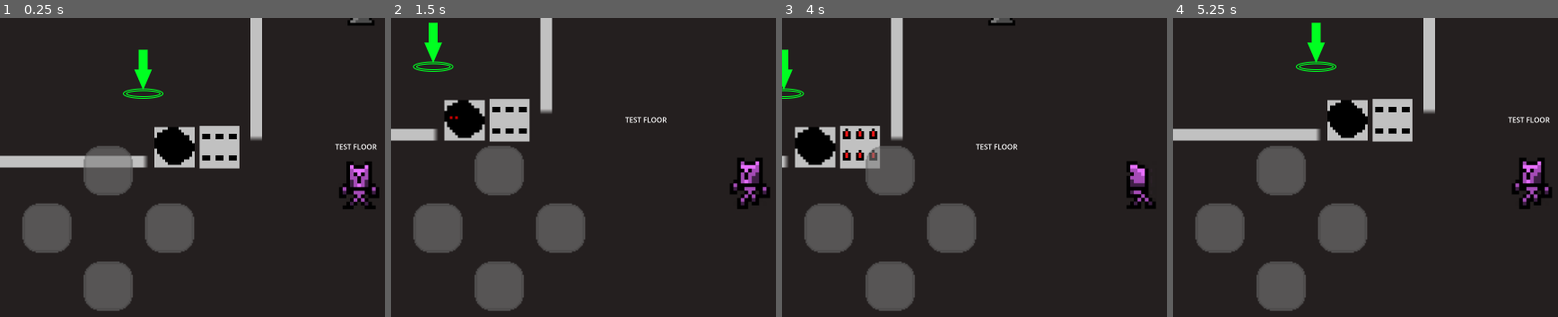
Above: before the commit, frames 1-4 (left to right).
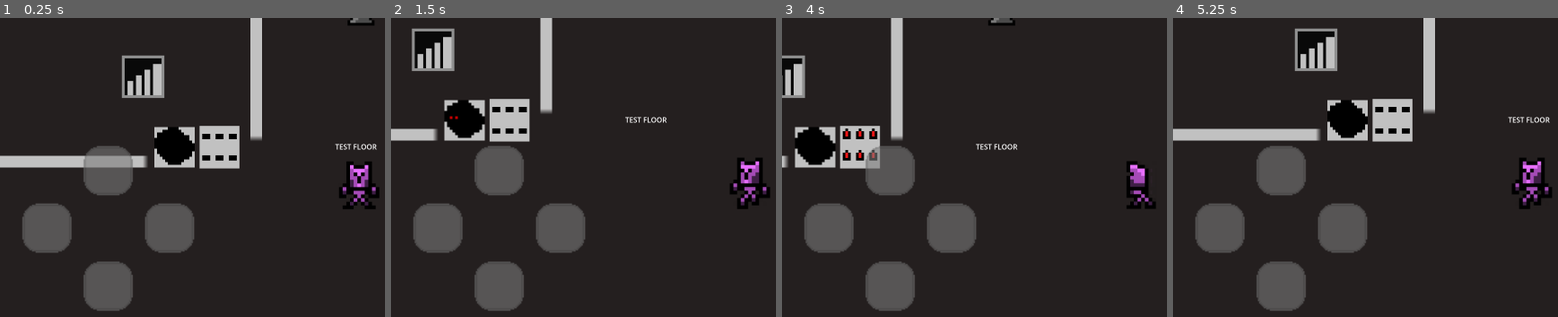
Above: after the commit, the same moments.

Repository: alain-cheng/MOBDEVE-MP
Game: Godot game, scene res://main.tscn
The game is run twice, just before and just after one commit, with the same random seed, the same clock (stepped at 60 frames per second) and the same inputs.
Inputs:
- Up to frame 1 (0.25 s): no input
- Up to frame 2 (1.5 s): tap Enter at 0.5 s; hold Right (ui_right) 0.53-1.28 s; hold Down (ui_down) from 1.28 s (still down)
- Up to frame 3 (4 s): release Down (ui_down) at 2.03 s; hold Right (ui_right) 2.03-2.78 s; hold Up (ui_up) 2.78-3.53 s; hold Left (ui_left) from 3.53 s (still down)
- Up to frame 4 (5.25 s): release Left (ui_left) at 5.03 s; hold Down (ui_down) from 5.03 s (still down)

The runs differ from the first frame. In frame 1, 1.6% of the frame differs, in the area x 31-43%, y 10-28%; in frame 2, 1.6%, in the area x 5-17%, y 1-19%; in frame 3, 0.9%; in frame 4, 1.6%.

Commit message:
Modified the sprites and collision of endpoint and pitfall

Diff:
--- a/app/src/main/assets/environment/interactive/end_point/End_Point.gd
+++ b/app/src/main/assets/environment/interactive/end_point/End_Point.gd
@@ -1,17 +1,14 @@
 extends Area2D
 
 @onready var flooranim = get_node("FloorSprite")
-@onready var floatanim = get_node("FloatSprite")
 signal changeFloor
 
 # Called when the node enters the scene tree for the first time.
 func _ready():
 	if(!PlayerData.lastFloor):
 		flooranim.play("nextfloor")
-		floatanim.play("nextfloor")
 	else:
 		flooranim.play("treasure")
-		floatanim.play("treasure")
 
 func _on_body_entered(body):
 	if body.name == "Player": #Detects if Player enters the endpoint
--- a/app/src/main/assets/environment/interactive/end_point/End_Point.tscn
+++ b/app/src/main/assets/environment/interactive/end_point/End_Point.tscn
@@ -1,15 +1,14 @@
-[gd_scene load_steps=8 format=3 uid="uid://owiom6kwwpmy"]
+[gd_scene load_steps=6 format=3 uid="uid://owiom6kwwpmy"]
 
 [ext_resource type="Script" path="res://environment/interactive/end_point/End_Point.gd" id="1_8qe24"]
-[ext_resource type="Texture2D" uid="uid://cdsj0y1h5kadf" path="res://sprites/environment/interactive/end_point/TreasureChest.png" id="2_bk05t"]
-[ext_resource type="Texture2D" uid="uid://dady6wbunm6k8" path="res://sprites/environment/interactive/end_point/actual/Endcircle.png" id="2_s1fjj"]
-[ext_resource type="Texture2D" uid="uid://cwup3vicp7ay3" path="res://sprites/environment/interactive/end_point/actual/Endpoint.png" id="4_wb3bo"]
+[ext_resource type="Texture2D" uid="uid://duxcjdu0cgmbp" path="res://sprites/environment/interactive/end_point/TreasureChest.png" id="2_bk05t"]
+[ext_resource type="Texture2D" uid="uid://c4dhf7fbwb4up" path="res://sprites/environment/interactive/end_point/actual/stairs.png" id="2_xyifa"]
 
 [sub_resource type="SpriteFrames" id="SpriteFrames_wjwmu"]
 animations = [{
 "frames": [{
 "duration": 1.0,
-"texture": ExtResource("2_s1fjj")
+"texture": ExtResource("2_xyifa")
 }],
 "loop": false,
 "name": &"nextfloor",
@@ -25,43 +24,20 @@
 }]
 
 [sub_resource type="RectangleShape2D" id="RectangleShape2D_1w6gq"]
-size = Vector2(6, 13)
-
-[sub_resource type="SpriteFrames" id="SpriteFrames_vn65a"]
-animations = [{
-"frames": [{
-"duration": 1.0,
-"texture": ExtResource("4_wb3bo")
-}],
-"loop": false,
-"name": &"nextfloor",
-"speed": 5.0
-}, {
-"frames": [{
-"duration": 1.0,
-"texture": null
-}],
-"loop": false,
-"name": &"treasure",
-"speed": 5.0
-}]
+size = Vector2(82, 71)
 
 [node name="EndPoint" type="Area2D"]
 script = ExtResource("1_8qe24")
 
 [node name="FloorSprite" type="AnimatedSprite2D" parent="."]
 z_index = -1
+position = Vector2(0, -5)
+scale = Vector2(0.5, 0.5)
 sprite_frames = SubResource("SpriteFrames_wjwmu")
 animation = &"nextfloor"
 
 [node name="CollisionShape2D" type="CollisionShape2D" parent="."]
-position = Vector2(0, 32.5)
+position = Vector2(0, 3.5)
 shape = SubResource("RectangleShape2D_1w6gq")
 
-[node name="FloatSprite" type="AnimatedSprite2D" parent="."]
-z_index = 1
-position = Vector2(0, -20)
-sprite_frames = SubResource("SpriteFrames_vn65a")
-animation = &"nextfloor"
-
 [connection signal="body_entered" from="." to="." method="_on_body_entered"]
--- a/app/src/main/assets/environment/traps/pitfall/Pitfall.tscn
+++ b/app/src/main/assets/environment/traps/pitfall/Pitfall.tscn
@@ -45,8 +45,8 @@
 "speed": 1.0
 }]
 
-[sub_resource type="RectangleShape2D" id="RectangleShape2D_uwqf6"]
-size = Vector2(43.8406, 38.8909)
+[sub_resource type="CircleShape2D" id="CircleShape2D_q0v2x"]
+radius = 29.0172
 
 [node name="Pitfall" type="Area2D"]
 z_index = -1
@@ -56,8 +56,6 @@
 sprite_frames = SubResource("SpriteFrames_ymq45")
 
 [node name="CollisionShape2D" type="CollisionShape2D" parent="."]
-position = Vector2(-1.25, 0.25)
-rotation = 0.785398
-shape = SubResource("RectangleShape2D_uwqf6")
+shape = SubResource("CircleShape2D_q0v2x")
 
 [connection signal="body_entered" from="." to="." method="_on_body_entered"]
Binary file changed: app/src/main/assets/sprites/environment/interactive/end_point/TreasureChest.png
Binary file added: app/src/main/assets/sprites/environment/interactive/end_point/actual/stairs.png
Not shown, changed: app/src/main/assets/sprites/environment/interactive/end_point/actual/stairs.png.import
